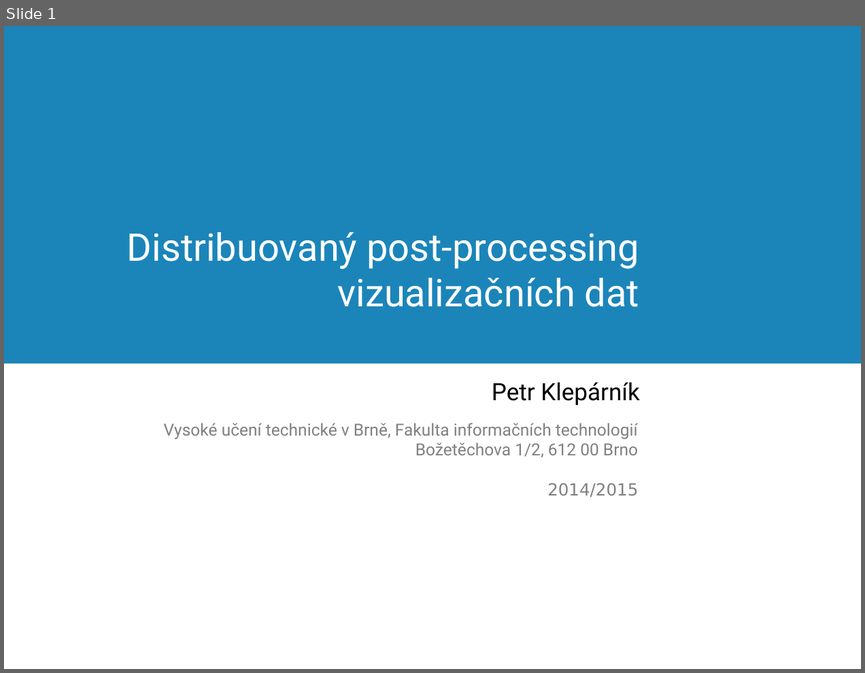
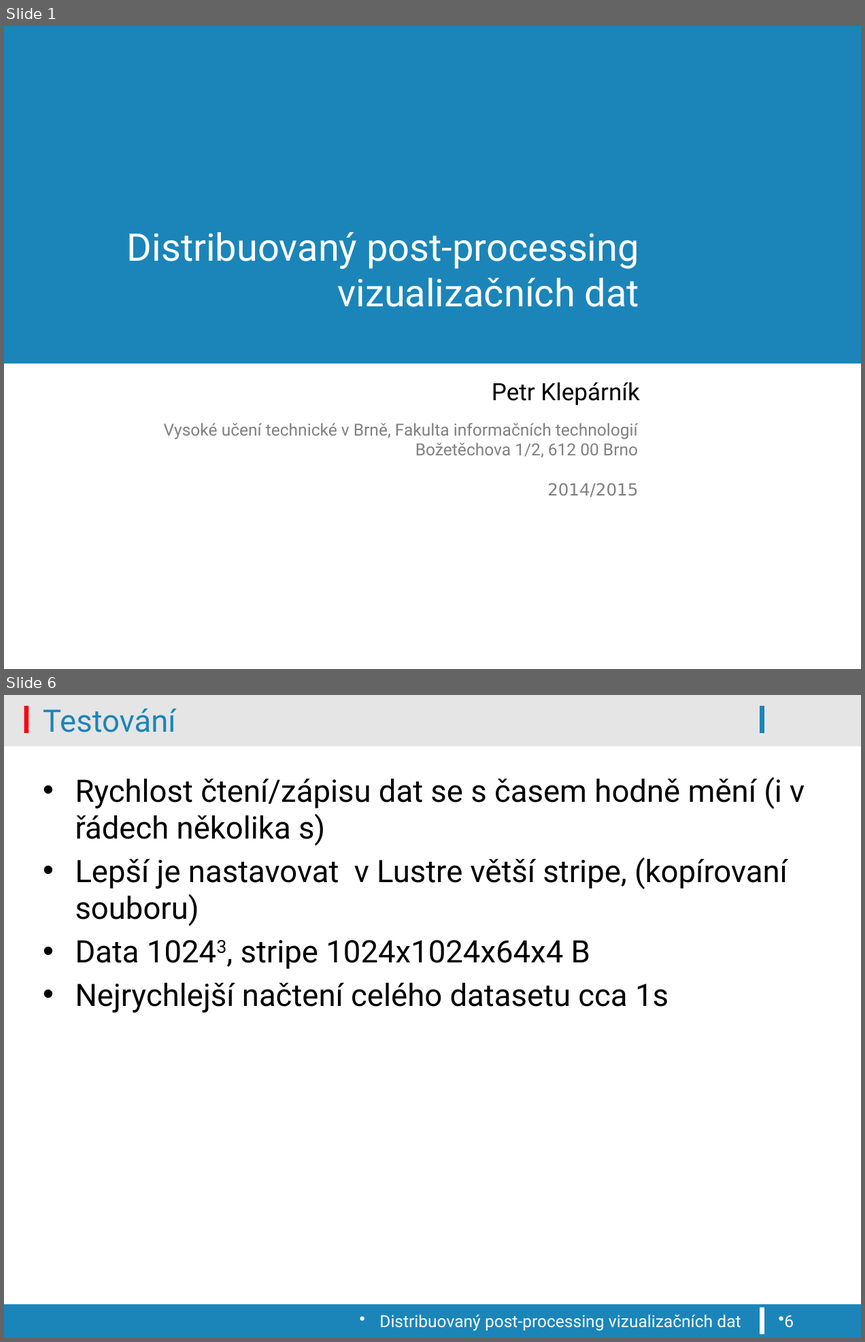
Before and after one commit to klepo/Visualisation-of-the-outputs-of-k-Wave-ultrasound-simulations, a slide deck: PDD-2bod.pptx. Shown one above the other, each under a label of ours: slide 1 before the commit, slides 1 and 6 after it; the slides between them are not shown. The pictures are 865x673 and 865x1342 pixels, drawn with LibreOffice and Linux fonts; fonts in the diff are those of the drawing; background and template pictures are left out. Boxes give left, top, right and bottom in pixels: in the first picture for what was removed or moved away, otherwise in the second. Text is boxed around its words. In the diff, an @@ line names an element or a change of style, - is before the commit and + after.

```diff
--- a/PDD-2bod.pptx
+++ b/PDD-2bod.pptx
@@ slide 6 added at [4, 695, 861, 1338], background #FFFFFF @@
@@ rectangle added at [4, 695, 861, 743], fill #000000 at 10% opacity @@
@@ rectangle added at [24, 706, 29, 734], fill #FE000C @@
@@ title added at [43, 709, 175, 732], 26 pt, text #1B85B9 @@
+Testování
@@ rectangle added at [759, 706, 764, 734], fill #1B85B9 @@
@@ rectangle added at [4, 743, 861, 747], fill #000000 at 10% opacity @@
@@ text added at [75, 777, 804, 1013], 26 pt, text #000000 @@
+• Rychlost čtení/zápisu dat se s časem hodně mění (i v řádech několika s)
+• Lepší je nastavovat v Lustre větší stripe, (kopírovaní souboru)
+• Data 10243, stripe 1024x1024x64x4 B
+• Nejrychlejší načtení celého datasetu cca 1s
@@ rectangle added at [4, 1304, 861, 1338], fill #1B85B9 @@
@@ text added at [379, 1314, 740, 1331], 14 pt, text #FFFFFF @@
+Distribuovaný post-processing vizualizačních dat
@@ rectangle added at [759, 1307, 764, 1334], fill #FFFFFF @@
@@ page number added at [784, 1314, 793, 1327], 14 pt, text #FFFFFF @@
+6
```
Also in this commit, not shown: 1 slide changed, 4 other slides added, 3 other files.
